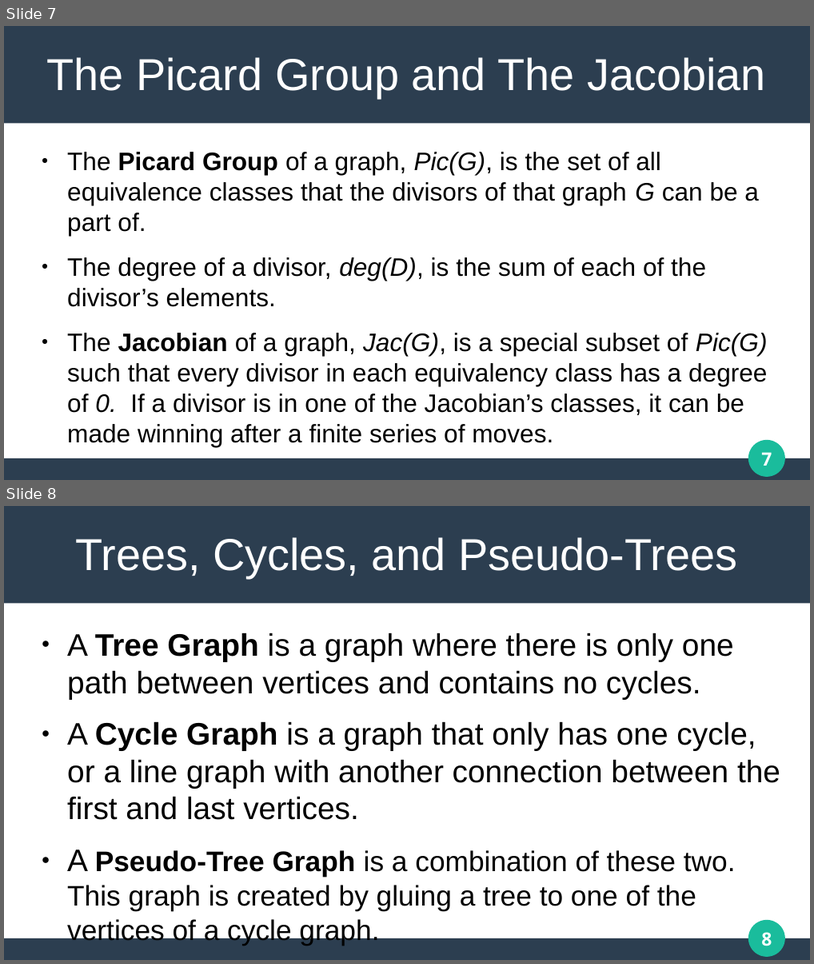
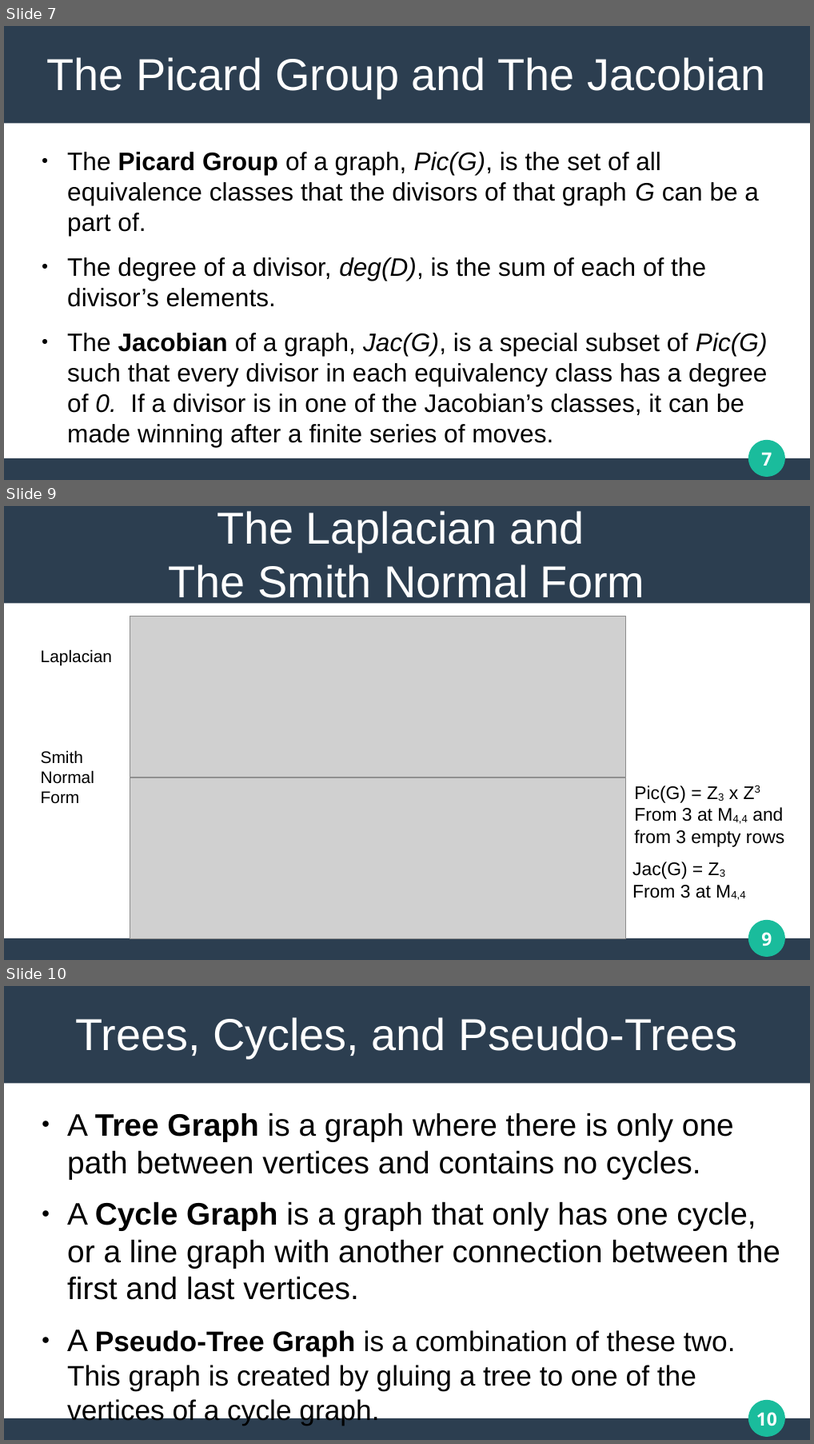
Before and after one commit to matthew-pisano/ChipFiring, a slide deck: Docs/generalPresentation.pptx. Shown one above the other, each under a label of ours: slides 7 and 8 before the commit, slides 7, 9 and 10 after it; the slides between them are not shown. The pictures are 814x964 and 814x1444 pixels, drawn with LibreOffice and Linux fonts; fonts in the diff are those of the drawing; grey boxes stand for pictures. Boxes give left, top, right and bottom in pixels: in the first picture for what was removed or moved away, otherwise in the second. Text is boxed around its words. In the diff, an @@ line names an element or a change of style, - is before the commit and + after.

```diff
--- a/Docs/generalPresentation.pptx
+++ b/Docs/generalPresentation.pptx
@@ slide 9 added at [4, 506, 810, 960], background #FFFFFF; not listed: 4 template elements that a slide beside it also shows @@
@@ title added at [169, 511, 645, 605], 44 pt, text #FFFFFF @@
+The Laplacian and
+The Smith Normal Form
@@ picture added at [130, 616, 626, 777] @@
@@ text added at [41, 649, 112, 804], 16.5 pt, text #000000 @@
+Laplacian
+Smith Normal Form
@@ picture added at [130, 777, 626, 940] @@
@@ text added at [634, 785, 785, 847], 18 pt, text #000000 @@
+Pic(G) = Z3 x Z3
+From 3 at M4,4 and from 3 empty rows
@@ text added at [633, 861, 746, 900], 18 pt, text #000000 @@
+Jac(G) = Z3
+From 3 at M4,4
@@ what was slide 8 is now slide 10 @@
@@ page number at [757, 1412, 778, 1426]: text changed @@
-8
+10
```
Also in this commit, not shown: 4 slides changed, 4 other slides added, 9 other files.
